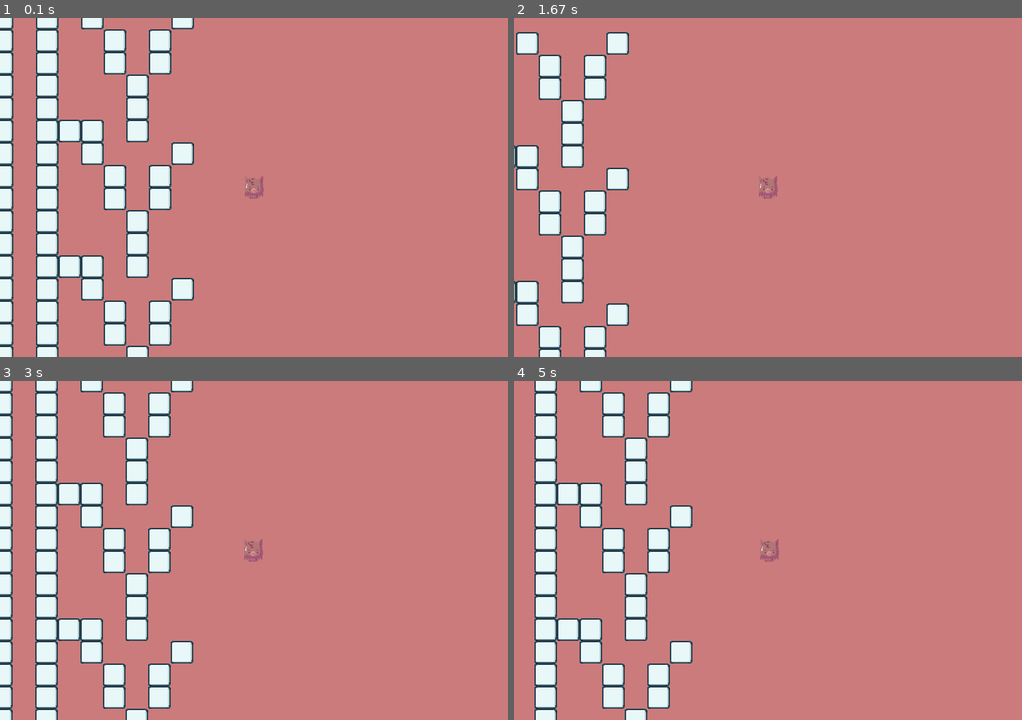
Above: before the commit, frames 1-4 (two rows, left to right).
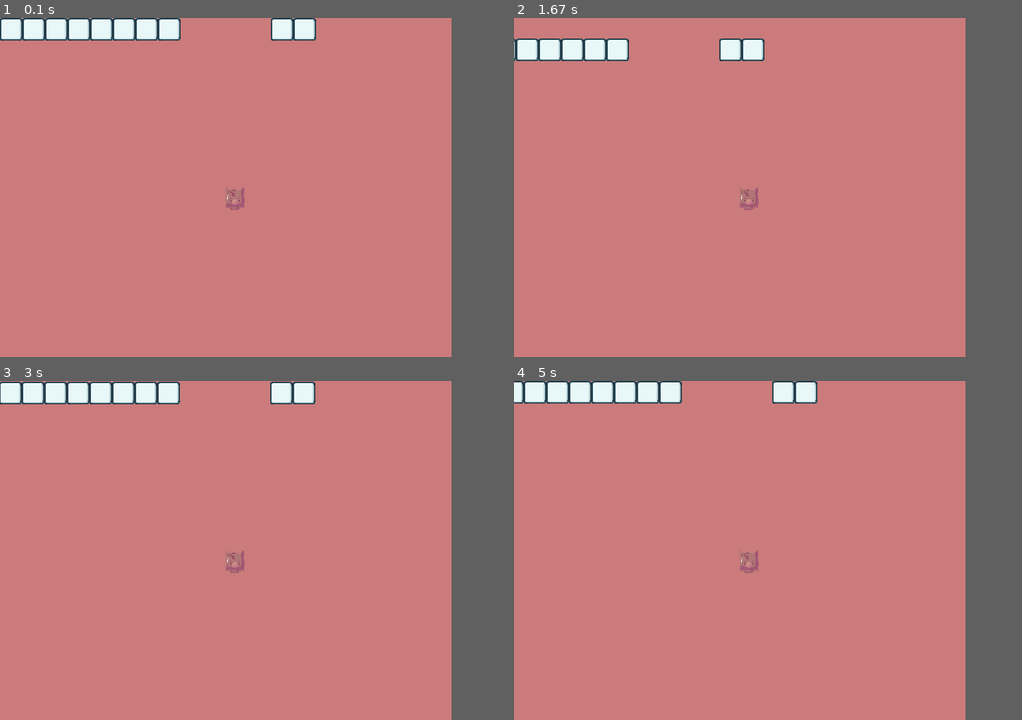
Above: after the commit, the same moments.

Repository: njtan142/py_game_practice
Game: pygame game, started from main.py
Same seed, same stepped clock (60 frames per second), same inputs: the game is played once before the commit and once after it.
Inputs:
- Up to frame 1 (0.1 s): no input
- Up to frame 2 (1.67 s): hold D 0.33-0.8 s; hold W 0.83-1.13 s; hold D 1.17-1.63 s
- Up to frame 3 (3 s): hold A 1.67-2.2 s; hold S 2.23-2.53 s; hold A 2.57-2.97 s
- Up to frame 4 (5 s): hold W 3-3.37 s; hold D 3.4-4.03 s; hold S 4.07-4.43 s; hold A 4.47-4.93 s; hold D from 4.97 s (still down)
In our replay, the window is 720x480 before the commit and 640x480 after it. These sizes can differ from the game's own. Grey fills any space a smaller window leaves; there, only what the larger window draws over its background counts as a difference.

The runs differ from the first frame. In frame 1, 17% of the frame differs, in the area x 0-63%, y 0-100%; in frame 2, 8.8%; in frame 3, 17%; in frame 4, 15%.

Commit message:
fixed camera and object movement

Diff:
--- a/camera.py
+++ b/camera.py
@@ -9,10 +9,9 @@
         if follow is None:
             follow = self.follow
         self.follow = follow
-        horizontal_difference = self.obj.x - self.follow.x - follow.image.get_width()/2
-        vertical_difference = self.obj.y - self.follow.y - follow.image.get_height()/2
-
+        horizontal_difference = self.obj.x - self.follow.x
+        vertical_difference = self.obj.y - self.follow.y
+        x = (horizontal_difference)
+        y = (vertical_difference)
         for obj in self.objects:
-            x = int(horizontal_difference)
-            y = int(vertical_difference)
             obj.move(x, y, list)
--- a/main.py
+++ b/main.py
@@ -16,7 +16,7 @@
 
 
 pygame.init()
-screen = pygame.display.set_mode((720, 480))
+screen = pygame.display.set_mode((640, 480))
 clock = pygame.time.Clock()
 # player
 player_img = pygame.image.load("assets/werewolf.png")
@@ -24,30 +24,7 @@
 
 # block image
 block_img = pygame.image.load("assets/block.png")
-block_list = [[1, 0, 1, 0, 1, 0, 0, 0, 1],
-              [1, 0, 1, 0, 0, 1, 0, 1],
-              [1, 0, 1, 0, 0, 1, 0, 1],
-              [1, 0, 1, 0, 0, 0, 1, 0],
-              [1, 0, 1, 0, 0, 0, 1, 0],
-              [1, 0, 1, 1, 1, 0, 1, 0],
-              [1, 0, 1, 0, 1, 0, 0, 0, 1],
-              [1, 0, 1, 0, 0, 1, 0, 1],
-              [1, 0, 1, 0, 0, 1, 0, 1],
-              [1, 0, 1, 0, 0, 0, 1, 0],
-              [1, 0, 1, 0, 0, 0, 1, 0],
-              [1, 0, 1, 1, 1, 0, 1, 0],
-              [1, 0, 1, 0, 1, 0, 0, 0, 1],
-              [1, 0, 1, 0, 0, 1, 0, 1],
-              [1, 0, 1, 0, 0, 1, 0, 1],
-              [1, 0, 1, 0, 0, 0, 1, 0],
-              [1, 0, 1, 0, 0, 0, 1, 0],
-              [1, 0, 1, 1, 1, 0, 1, 0],
-              [1, 0, 1, 0, 1, 0, 0, 0, 1],
-              [1, 0, 1, 0, 0, 1, 0, 1],
-              [1, 0, 1, 0, 0, 1, 0, 1],
-              [1, 0, 1, 0, 0, 0, 1, 0],
-              [1, 0, 1, 0, 0, 0, 1, 0],
-              [1, 0, 1, 1, 1, 0, 1, 0]]
+block_list = [[1,1,1,1,1,1,1,1,0,0,0,0,1,1]]
 
 
 def tile_map(tile_map_array, image):
@@ -102,19 +79,8 @@
     screen.fill((203, 123, 123))
     # player update
     for obj in object_list:
-        if obj == player:
-            continue
         obj.update(screen)
-        distance = get_distance(player, obj, horizontal * time_delta * 100, vertical * time_delta * 100)
-        param_x = player.x + horizontal * time_delta * 100
-        param_y = player.y + vertical * time_delta * 100
-        player_rect = pygame.Rect( param_x, param_y, player.image.get_width(), player.image.get_height())
-        if player_rect.colliderect(obj.rect):
-           pass
-
-    player.move(horizontal * 2, vertical * 2, object_list)
-
-    player.update(screen)
+    player.move(horizontal * 100 * time_delta, vertical * 100 * time_delta, object_list)
 
     # fps and time management
     last_time_dt = dt.now()
--- a/object.py
+++ b/object.py
@@ -6,6 +6,8 @@
     def __init__(self, x, y, image, centered=True, is_player=False):
         self.is_player = is_player
         self.image = image
+        self.float_x = 0
+        self.float_y = 0
         if image is None:
             self.x = x
             self.y = y
@@ -23,6 +25,25 @@
         screen.blit(self.image, (self.x, self.y))
 
     def move(self, x, y, walls):
+
+        self.float_x += x - int(x)
+        self.float_y += y - int(y)
+        x = int(x)
+        y = int(y)
+
+        if self.float_x > 0 and self.float_x > 1:
+            self.float_x -= 1
+            x += 1
+        if self.float_x < 0 and self.float_x < -1:
+            self.float_x -= -1
+            x -= 1
+        if self.float_y > 0 and self.float_y > 1:
+            self.float_y -= 1
+            y += 1
+        if self.float_y < 0 and self.float_y < -1:
+            self.float_y -= -1
+            y -= 1
+
         if x != 0:
             self.move_single_axis(x, 0, walls)
         if y != 0:
@@ -49,5 +70,5 @@
                         self.rect.bottom = wall.rect.top
                     if dy < 0:  # Moving up; Hit the bottom side of the wall
                         self.rect.top = wall.rect.bottom
-        self.x = self.rect.x
-        self.y = self.rect.y
+                self.x = self.rect.x
+                self.y = self.rect.y
